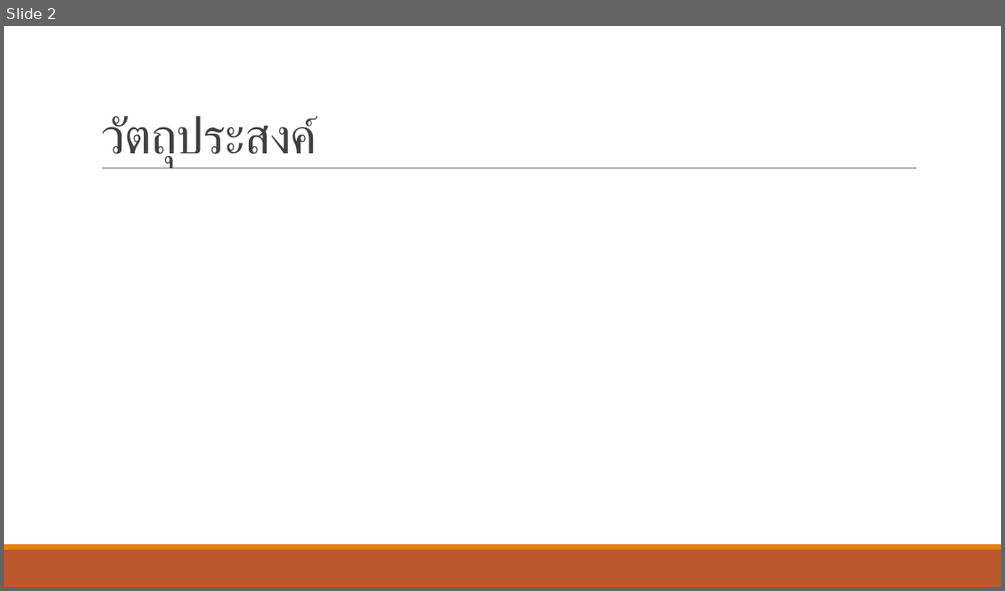
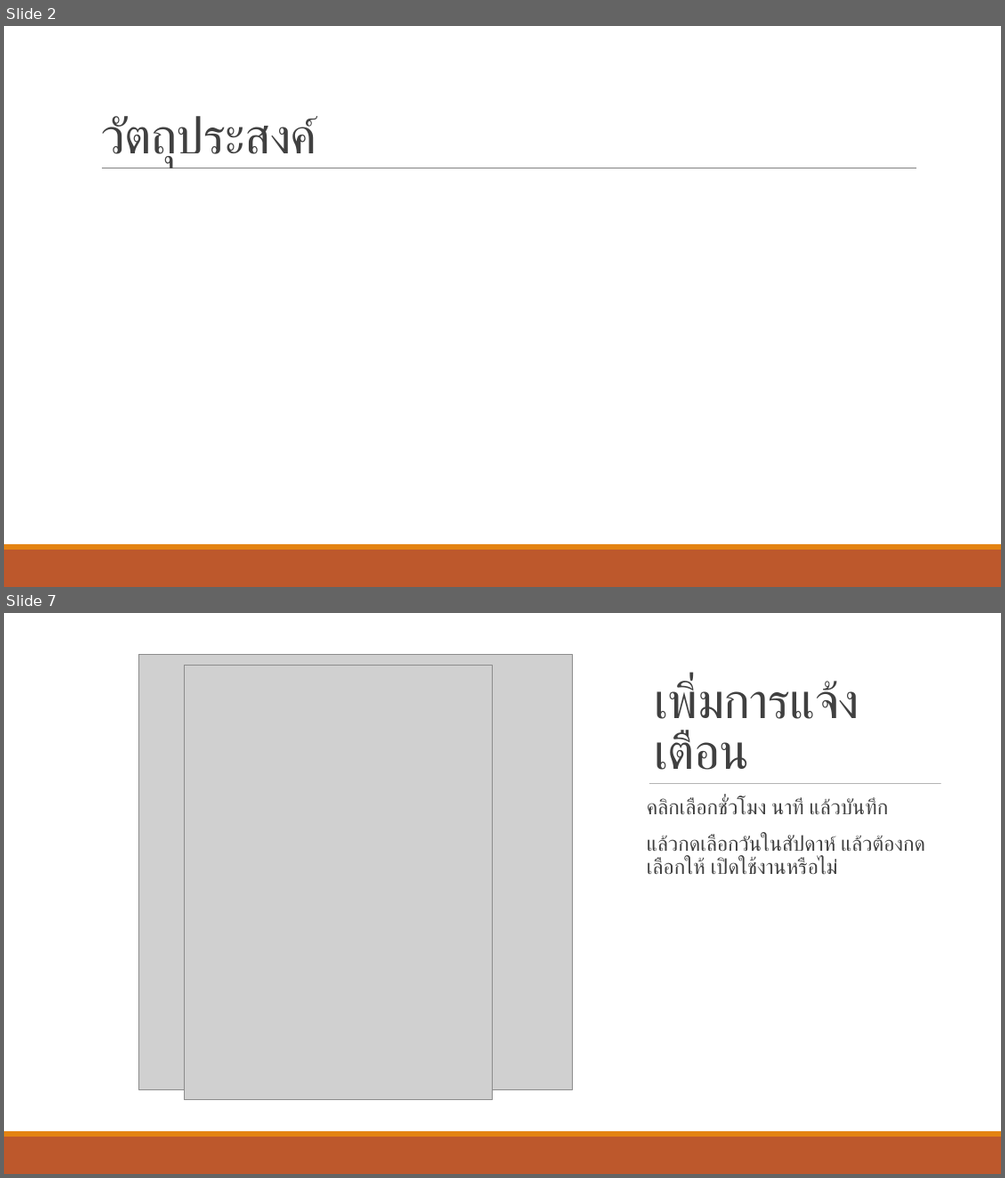
Before and after one commit to wannaphong/timenone, a slide deck: งานนำเสนอ.pptx. Shown one above the other, each under a label of ours: slide 2 before the commit, slides 2 and 7 after it; the slides between them are not shown. The pictures are 1005x591 and 1005x1178 pixels, drawn with LibreOffice and Linux fonts; fonts in the diff are those of the drawing; grey boxes stand for pictures. Boxes give left, top, right and bottom in pixels: in the first picture for what was removed or moved away, otherwise in the second. Text is boxed around its words. In the diff, an @@ line names an element or a change of style, - is before the commit and + after.

```diff
--- a/งานนำเสนอ.pptx
+++ b/งานนำเสนอ.pptx
@@ slide 7 added at (4, 613, 1001, 1174), background #FFFFFF @@
@@ rectangle added at (4, 613, 1001, 1131), fill #FFFFFF @@
@@ picture added at (138, 655, 573, 1089) @@
@@ picture added at (184, 666, 493, 1100) @@
@@ title added at (654, 679, 859, 770), 48 pt, text #404040 @@
+เพิ่มการแจ้งเตือน
@@ text added at (647, 797, 925, 874), 20 pt, text #404040 @@
+คลิกเลือกชั่วโมง นาที แล้วบันทึก
+แล้วกดเลือกวันในสัปดาห์ แล้วต้องกดเลือกให้ เปิดใช้งานหรือไม่
@@ line added from (649, 784) to (941, 784), #808080 0.5 pt @@
@@ rectangle added at (4, 1136, 1001, 1174), fill #BD582C @@
@@ rectangle added at (4, 1131, 1001, 1136), fill #E48312 @@
```
Also in this commit, not shown: 6 other slides added, 4 slides removed, 2 other files.
